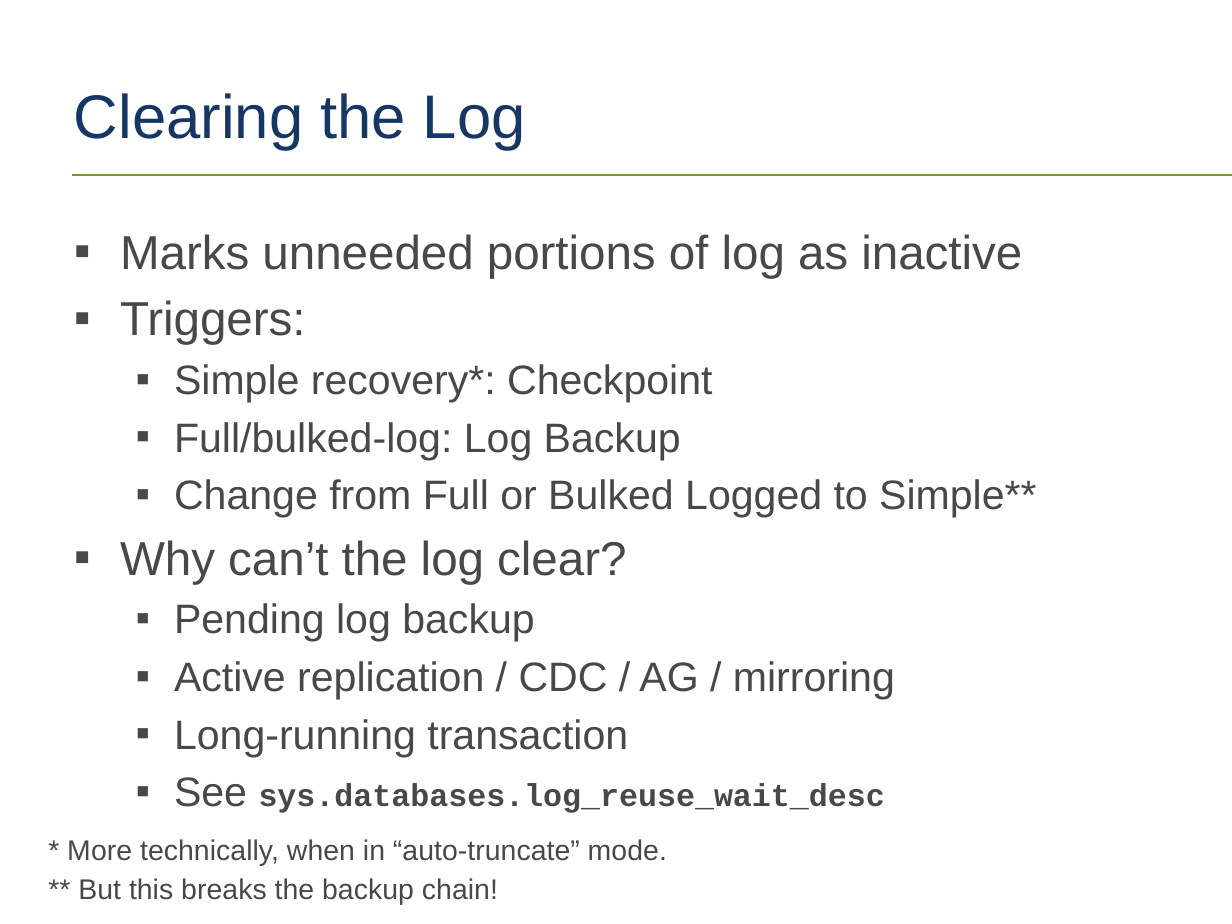
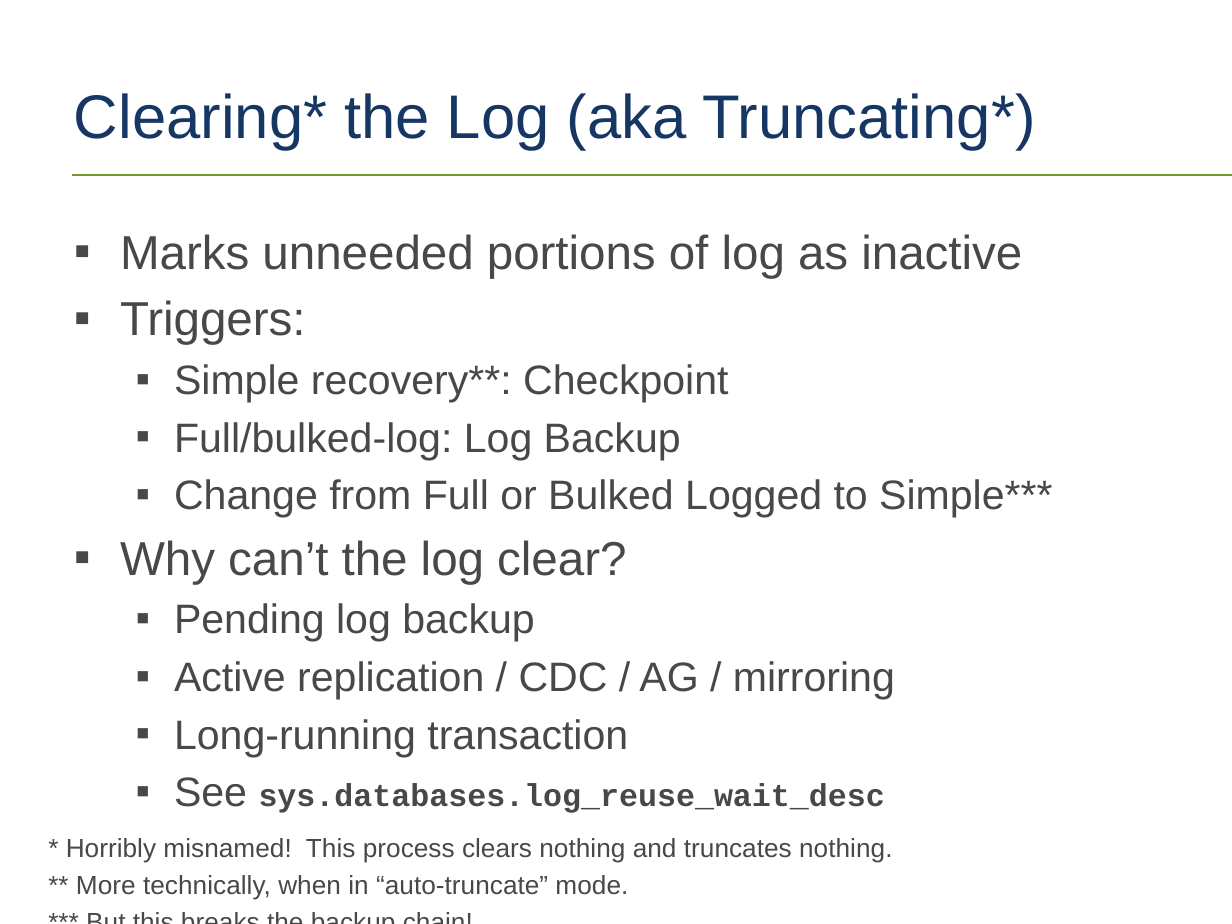
Before and after one commit to tf3604/LogFilePresentation, a slide deck: slide 37 of TransactionLog.pptx. Drawn at 1232x924 pixels with LibreOffice and Linux fonts; fonts in the diff are those of the drawing; background and template pictures are left out. Boxes give left, top, right and bottom in pixels: in the first picture for what was removed or moved away, otherwise in the second. Text is boxed around its words. In the diff, an @@ line names an element or a change of style, - is before the commit and + after.

Commit message:
Clearing aka truncating the log - misnamed.

```diff
--- a/TransactionLog.pptx
+++ b/TransactionLog.pptx
@@ title at [74, 93, 1036, 150]: text changed @@
-Clearing the Log
+Clearing* the Log (aka Truncating*)
@@ text at [174, 364, 728, 402]: text changed @@
-  ▪ Simple recovery*: Checkpoint
+  ▪ Simple recovery**: Checkpoint
@@ text at [174, 479, 1052, 518]: text changed @@
-  ▪ Change from Full or Bulked Logged to Simple**
+  ▪ Change from Full or Bulked Logged to Simple***
@@ text at [66, 838, 892, 900]: text changed; size 16.6 to 15.3 pt @@
-* More technically, when in “auto-truncate” mode.
-** But this breaks the backup chain!
+* Horribly misnamed! This process clears nothing and truncates nothing.
+** More technically, when in “auto-truncate” mode.
+*** But this breaks the backup chain!
```
Also in this commit, not shown: 2 other slides changed.
